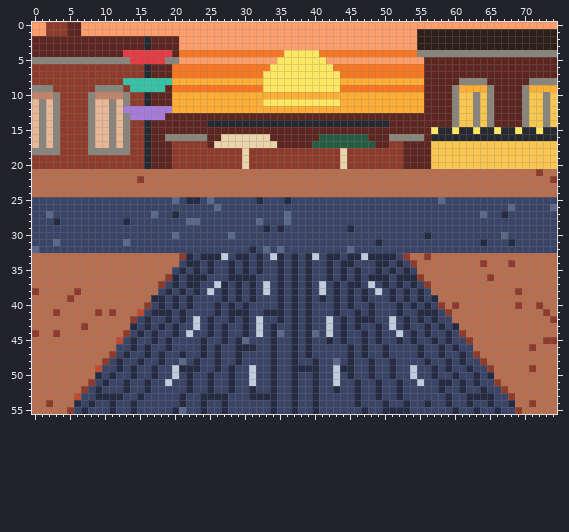
Edited in one commit: pixel-art file (art/cards/card-zone-distillery-district.aseprite). Above: the version before the commit.
75x56 pixels, 1 frame.
And afterwards:
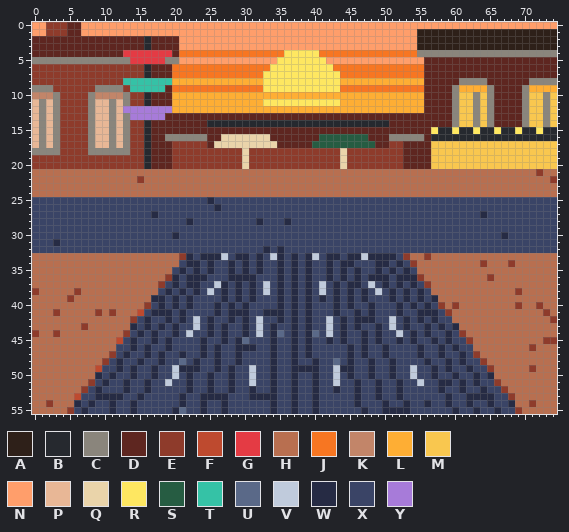
Palette (. is transparent): A #2e2019  B #26292f  C #8a857c  D #5e2620  E #8e3b2b  F #be4a2f  G #e43b44  H #b86f50  J #f77622  K #c28569  L #feae34  M #f9c74f  N #ff9e6b  P #e8b796  Q #ead4aa  R #fee761  S #265c42  T #35c2a6  U #5a6988  V #c0cbdc  W #262b44  X #3a4466  Y #a77bd9
From the commit log: Calm the cross street on the Distillery District's path card to a few navy flecks, as its backdrop's flat cross street
Edits made:
@@ x 0..74 @@
 24 HHHHHHHHHHHHHHHHHHHHHHHHHHHHHHHHHHHHHHHHHHHHHHHHHHHHHHHHHHHHHHHHHHHHHHHHHHH
-25 XXXXXXXXXXXXXXXXXXXXUXWWXUXXXXXXWXXXWXXXXXXXXXXXXXXXXXXXXXUXXXXXXXXXXXXXXXX
-26 XXXXXXXXXXXXXXXXXXXXXXXXXXUXXXXXXXXXXXXXXXXXXXXXXXXXXXXXXXXXXXXXXXXXUXXXXXU
-27 XXUXXXXXXXXXXXXXXUXXWXXXXXXXXXXXXXXXUXXXXXXXXXXXXXXXXXXXXXXXXXXXUXXWXXXXXXX
-28 XXXWXXXXXXXXXWXXXXXXXXUUXXXXXXXXUXXXUXXXXXXXXXXXXXXXXXXXXXXXXXXXXXXXXXXXXXX
-29 XXXXXXXXXXXXXXXXXXXXXXXXXXXXXXXXXWXWXXXXXXXXXWXXXXXXXXXXXXXXXXXXXXXXXXXXXXX
-30 XXXXXXXXXXXXXXXXXXXXUXXXXXXXUXXXXXXXXXXXXXXXXXXXXXXXXXXXWXXXXXXXXXXUXXXXXXX
-31 XXXUXXXXXXXXXUXXXXXXXXXXXXXXXXXXXXXXXXXXXXXXXXXXXWXXXXXXXXXXXXXXWXXXWXXXXXX
-32 UXXXXXXXXXXXXXXXXXXXXXXXXXXXXXXWXUXUXXXXXXXXXUXXXXXXXXXXXXXXXXXXXXXXXXXXXXX
+25 XXXXXXXXXXXXXXXXXXXXXXXXXWXXXXXXXXXXXXXXXXXXXXXXXXXXXXXXXXXXXXXXXXXXXXXXXXX
+26 XXXXXXXXXXXXXXXXXXXXXXXXXXWXXXXXXXXXXXXXXXXXXXXXXXXXXXXXXXXXXXXXXXXXXXXXXXX
+27 XXXXXXXXXXXXXXXXXWXXXXXXXXXXXXXXXXXXXXXXXXXXXXXXXXXXXXXXXXXXXXXXWXXXXXXXXXX
+28 XXXXXXXXXXXXXXXXXXXXXXWXXXXXXXXXWXXXWXXXXXXXXXXXXXXXXXXXXXXXXXXXXXXXXXXXXXX
+29 XXXXXXXXXXXXXXXXXXXXXXXXXXXXXXXXXXXXXXXXXXXXXXXXXXXXXXXXXXXXXXXXXXXXXXXXXXX
+30 XXXXXXXXXXXXXXXXXXXXWXXXXXXXXXXXXXXXXXXXXXXXXXXXXXXXXXXXXXXXXXXXXXXWXXXXXXX
+31 XXXWXXXXXXXXXXXXXXXXXXXXXXXXXXXXXXXXXXXXXXXXXXXXXXXXXXXXXXXXXXXXXXXXXXXXXXX
+32 XXXXXXXXXXXXXXXXXXXXXXXXXXXXXXXXXWXWXXXXXXXXXXXXXXXXXXXXXXXXXXXXXXXXXXXXXXX
 33 HHHHHHHHHHHHHHHHHHHHHEWXWWWVXWWXWXVWXWXWVXWWXWWVWWWWXEHHEHHHHHHHHHHHHHHHHHH
Pixel boxes of the changes (left, top, right, bottom) in both pictures:
changed: (123, 197, 221, 246)
changed: (228, 197, 291, 253)
changed: (438, 197, 445, 204)
changed: (480, 204, 515, 246)
changed: (550, 204, 557, 211)
changed: (32, 211, 60, 253)
changed: (347, 225, 382, 253)
changed: (424, 232, 431, 239)
